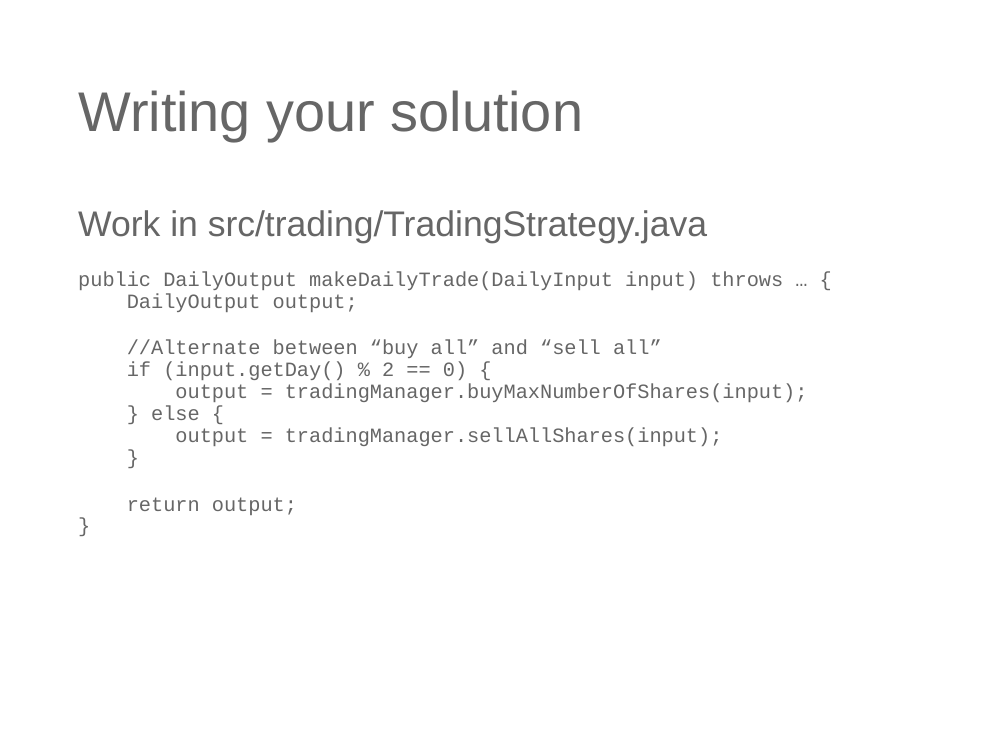
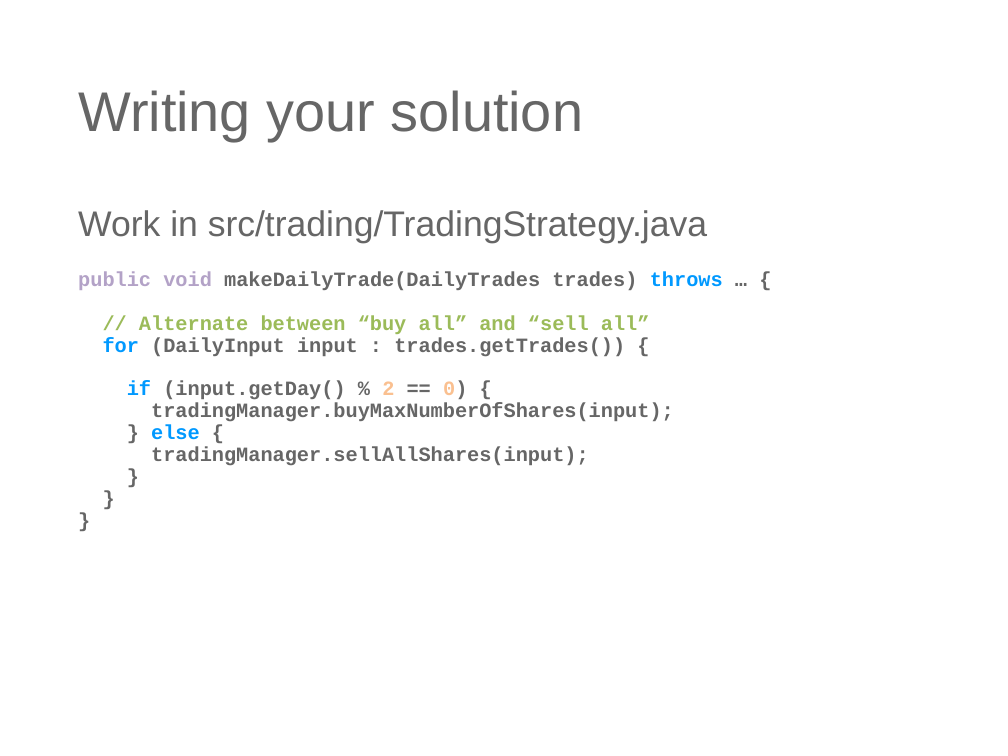
Before and after one commit to tpkelly/Hackathon, a slide deck: slide 4 of spec/Hackathon.pptx. Drawn at 1008x756 pixels with LibreOffice and Linux fonts; fonts in the diff are those of the drawing; background and template pictures are left out. Boxes give left, top, right and bottom in pixels: in the first picture for what was removed or moved away, otherwise in the second. Text is boxed around its words. In the diff, an @@ line names an element or a change of style, - is before the commit and + after.

```diff
--- a/spec/Hackathon.pptx
+++ b/spec/Hackathon.pptx
@@ text at [78, 210, 723, 466]: paragraph added @@
+}
@@ text at [78, 271, 723, 357]: text changed; bold on @@
-public DailyOutput makeDailyTrade(DailyInput input) throws … {
-DailyOutput output;
-//Alternate between “buy all” and “sell all”
+public void makeDailyTrade(DailyTrades trades) throws … {
+// Alternate between “buy all” and “sell all”
+for (DailyInput input : trades.getTrades()) {
@@ text at [127, 381, 467, 440]: text colour #666666 to #0099FF in "if", "else"; text colour #666666 to #FAC090 in "2 0)"; bold on in "if (input.getDay() % 2 == 0) {", "} else {", "}", "}" @@
@@ text at [151, 403, 674, 422]: text changed; bold on @@
-output = tradingManager.buyMaxNumberOfShares(input);
+tradingManager.buyMaxNumberOfShares(input);
@@ text at [151, 447, 589, 466]: text changed; bold on @@
-output = tradingManager.sellAllShares(input);
+tradingManager.sellAllShares(input);
@@ text at [127, 497, 297, 515]: paragraph removed @@
-return output;
```
Also in this commit, not shown: 3 other slides changed, 1 other file.
